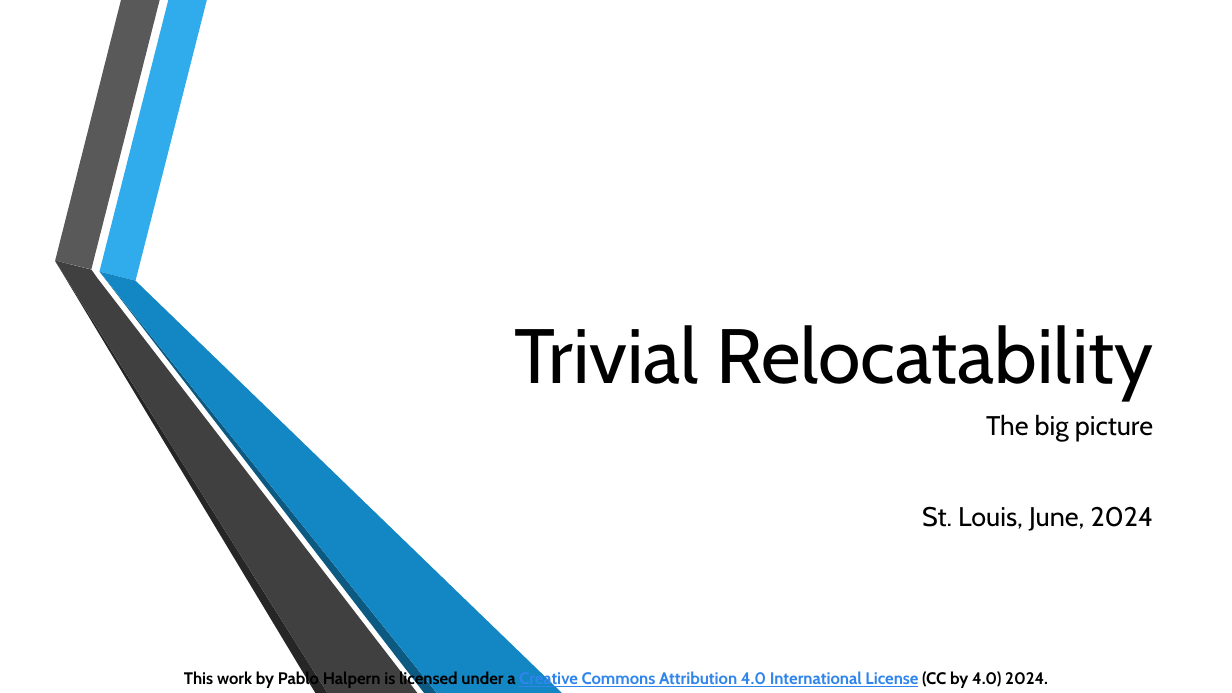
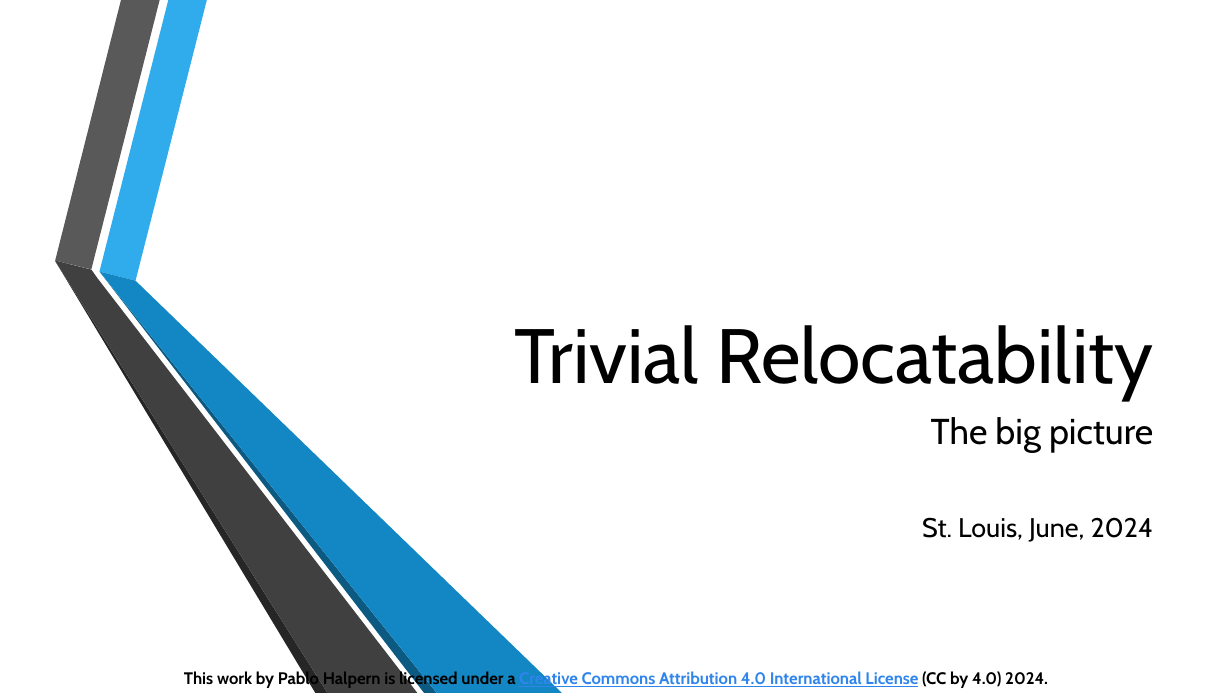
Before and after one commit to phalpern/WG21-halpern, a slide deck: slide 1 of relocate/Trivial Relocation - St. Louis 06-2024.pptx. Drawn at 1232x693 pixels with LibreOffice and Linux fonts; fonts in the diff are those of the drawing; background and template pictures are left out. Boxes give left, top, right and bottom in pixels: in the first picture for what was removed or moved away, otherwise in the second. Text is boxed around its words. In the diff, an @@ line names an element or a change of style, - is before the commit and + after.

Commit message:
First draft of Trivial Relocation presentation

```diff
--- a/relocate/Trivial Relocation - St. Louis 06-2024.pptx
+++ b/relocate/Trivial Relocation - St. Louis 06-2024.pptx
@@ subtitle at (x1=931, y1=417, x2=1153, y2=453): size 21 to 28 pt in "The big picture"; more space between paragraphs @@
```
Also in this commit, not shown: 9 other slides changed, 35 slides added, 2 other files.
